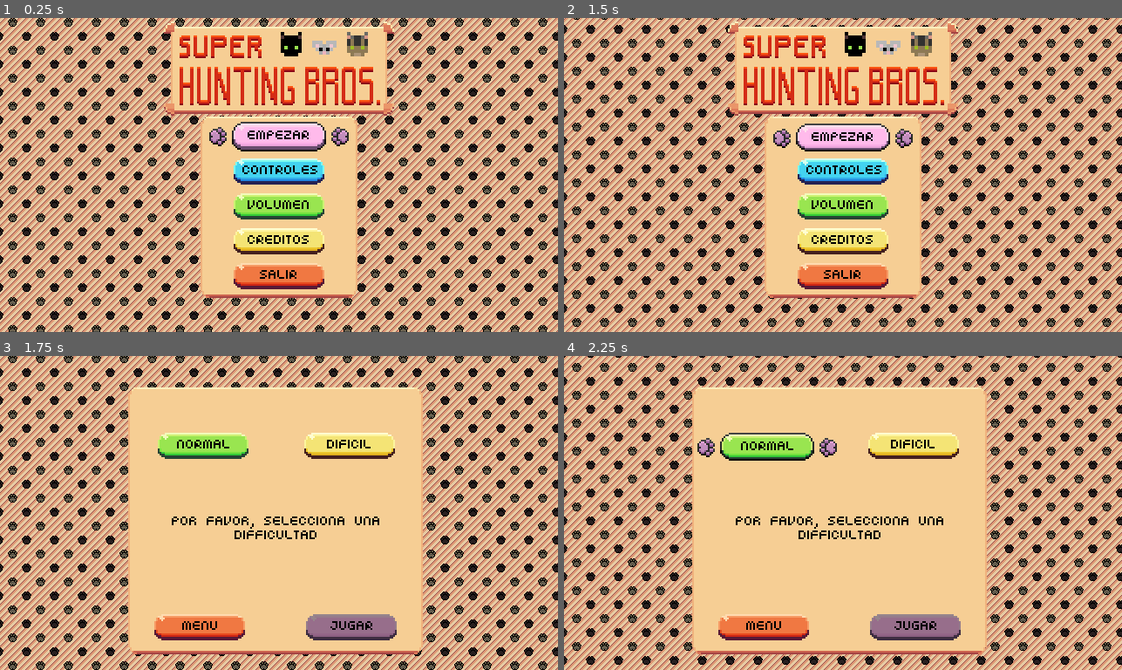
Above: before the commit, frames 1-4 (two rows, left to right).
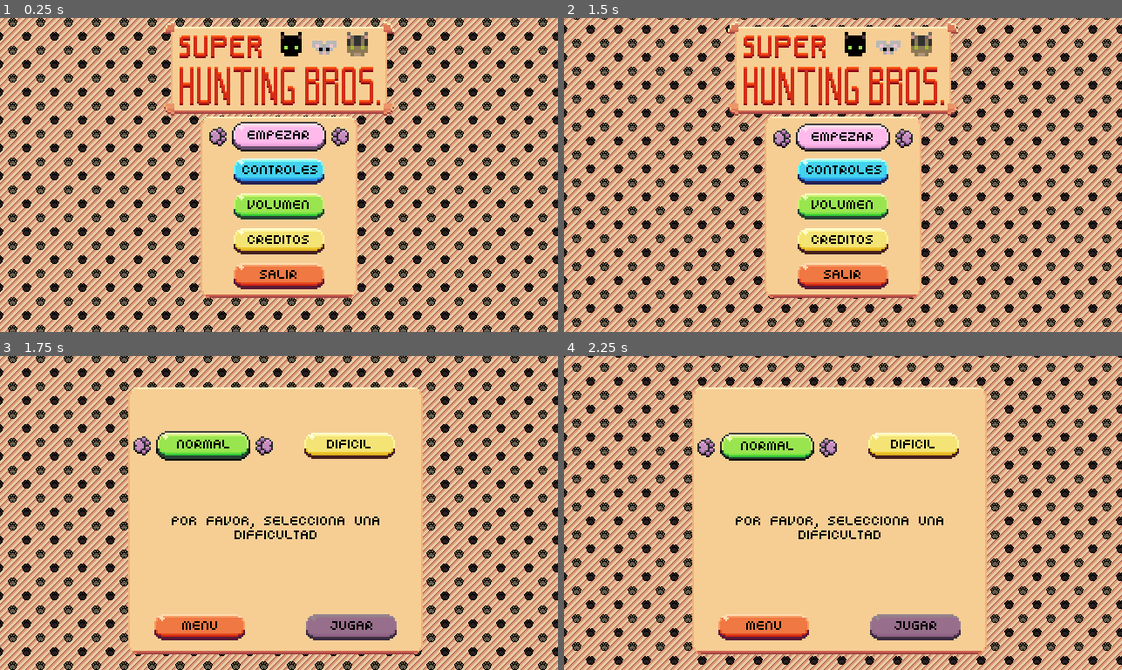
Above: after the commit, the same moments.

Repository: AbocadosProductions/SuperHuntingBrothers
Game: Godot game, scene res://Scenes/main_menu.tscn
Two runs of this game, one before a commit and one after it. Both use one fixed random seed, a clock stepped at 60 frames per second and the inputs below. The project has no main scene, so this scene is started directly.
Inputs (mouse positions are in pixels of both pictures, inside the frame that each line leads up to):
- Up to frame 1 (0.25 s): no input
- Up to frame 2 (1.5 s): click (843, 206) at 0.5 s; click (843, 137) at 1.25 s
- Up to frame 3 (1.75 s): no input
- Up to frame 4 (2.25 s): click (764, 443) at 2 s

Frames 1-2 are identical in both runs. In frame 3, 0.5% of the frame differs, in the area x 23-49%, y 23-34%; in frame 4, nothing differs.
Error before the commit: Cannot call method 'grab_focus' on a null value. (res://0_Scripts/Menu/difficulty_menu.gd:7)

Commit message:
Slider pretty

Diff:
--- a/SuperHuntingBrothersGodot/0_Scripts/Menu/difficulty_menu.gd
+++ b/SuperHuntingBrothersGodot/0_Scripts/Menu/difficulty_menu.gd
@@ -1,6 +1,6 @@
 extends Node2D
 
-@onready var button : Button = $Panel/tutorial
+@onready var button : Button = $Panel/HBoxContainer/normal_mode
 
 
 func focus():
--- a/SuperHuntingBrothersGodot/0_Scripts/Menu/main_menu.gd
+++ b/SuperHuntingBrothersGodot/0_Scripts/Menu/main_menu.gd
@@ -9,6 +9,7 @@
 @onready var quit_button : Button = $normal_menu/Menu/VBoxContainer/quit_button
 @onready var vol_button : Button = $normal_menu/Menu/VBoxContainer/volumen
 @onready var vol_panel : Panel = $normal_menu/Menu/VBoxContainer/volumen/Panel_Volumen
+var show_vol_panel = false
 @onready var vol_slider : HSlider = $normal_menu/Menu/VBoxContainer/volumen/Panel_Volumen/volumen_slider
 
 @onready var back_button : Button = $credits_menu/Panel/back_to_menu_button
@@ -37,6 +38,18 @@
 	normal_menu.focus()
 	start_game_button.focus_mode = Control.FOCUS_NONE
 	data_manager.reset_data_from_run()
+
+func _process(delta):
+	if show_vol_panel:
+		if vol_panel.position.x < 80:
+			vol_panel.position.x += 5
+			if vol_panel.position.x >= 80 :
+				vol_panel.position.x = 80
+	else:
+		if vol_panel.position.x > 0:
+			vol_panel.position.x -= 5
+			if vol_panel.position.x < 0 :
+				vol_panel.position.x = 0
 
 func _on_play_button_pressed():
 	start_timer()
@@ -158,4 +171,10 @@
 	func_to_call = "vol_funct"
 
 func vol_funct():
-	vol_panel.position = Vector2(80, 0)
+	show_vol_panel = true
+	vol_slider.focus_mode = Control.FOCUS_ALL
+	vol_slider.grab_focus()
+
+func _on_volumen_slider_focus_exited():
+	show_vol_panel = false
+	vol_slider.focus_mode = Control.FOCUS_NONE
--- a/SuperHuntingBrothersGodot/Scenes/main_menu.tscn
+++ b/SuperHuntingBrothersGodot/Scenes/main_menu.tscn
@@ -281,6 +281,7 @@
 [connection signal="pressed" from="normal_menu/Menu/VBoxContainer/play_button" to="." method="_on_play_button_pressed"]
 [connection signal="pressed" from="normal_menu/Menu/VBoxContainer/tutorial" to="." method="_on_tutorial_pressed"]
 [connection signal="pressed" from="normal_menu/Menu/VBoxContainer/volumen" to="." method="_on_volumen_pressed"]
+[connection signal="focus_exited" from="normal_menu/Menu/VBoxContainer/volumen/Panel_Volumen/volumen_slider" to="." method="_on_volumen_slider_focus_exited"]
 [connection signal="value_changed" from="normal_menu/Menu/VBoxContainer/volumen/Panel_Volumen/volumen_slider" to="." method="_on_volumen_slider_value_changed"]
 [connection signal="pressed" from="normal_menu/Menu/VBoxContainer/credits_button" to="." method="_on_credits_button_pressed"]
 [connection signal="pressed" from="normal_menu/Menu/VBoxContainer/quit_button" to="." method="_on_quit_button_pressed"]
